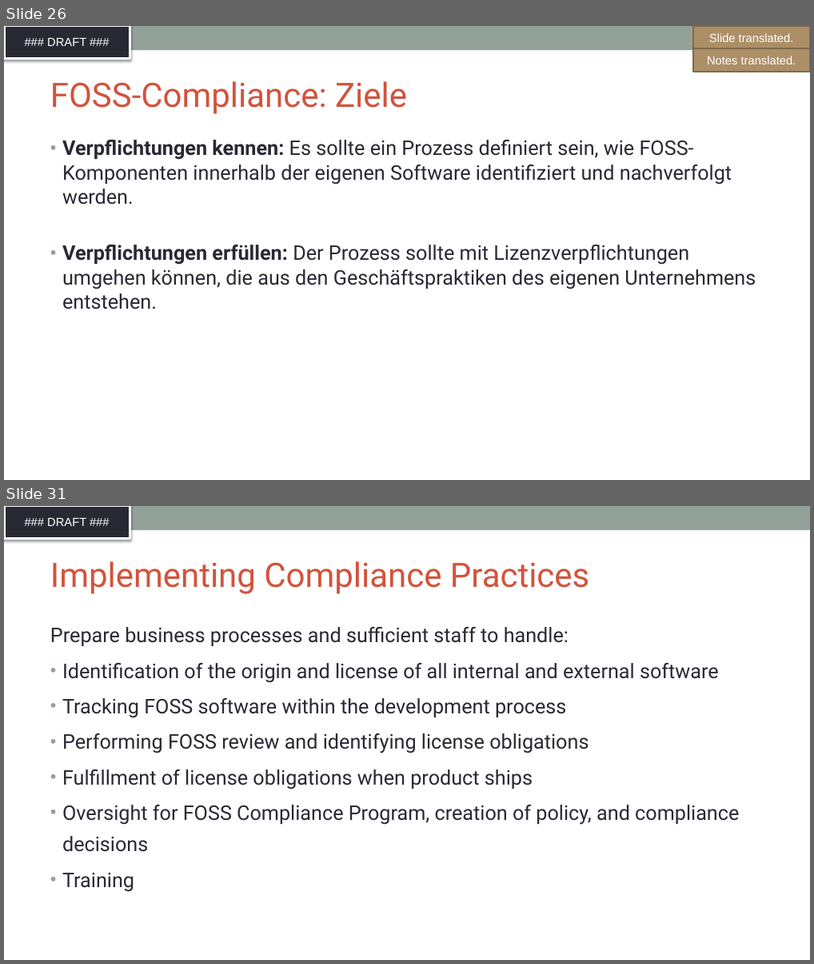
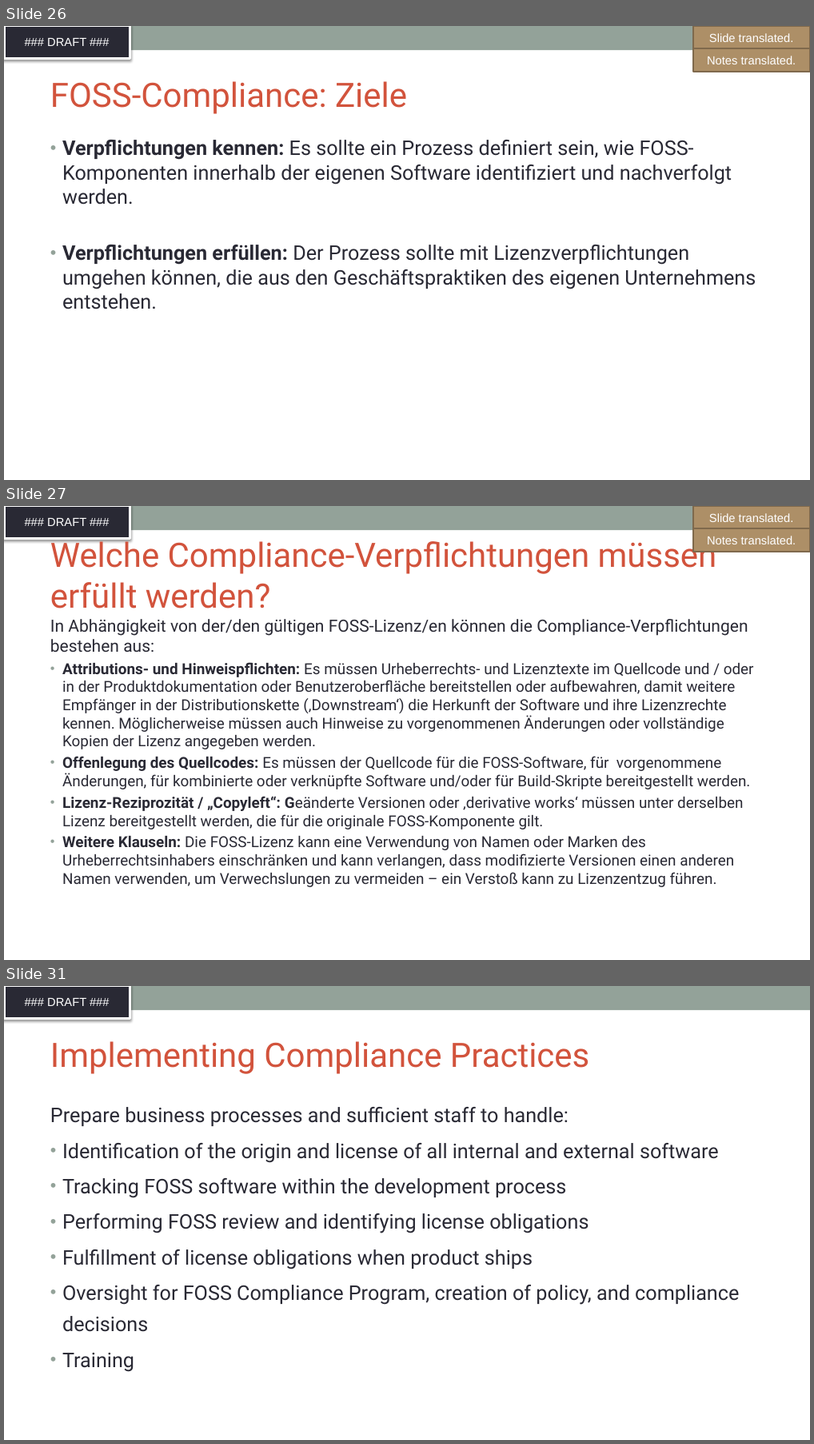
Before and after one commit to SThanheiser/curriculum, a slide deck: translation-DE/slides/DFT_openchain-curriculum-for-1-1_GER.pptx. Shown one above the other, each under a label of ours: slides 26 and 31 before the commit, slides 26, 27 and 31 after it; the slides between them are not shown. The pictures are 814x964 and 814x1444 pixels, drawn with LibreOffice and Linux fonts; fonts in the diff are those of the drawing; background and template pictures are left out. Boxes give left, top, right and bottom in pixels: in the first picture for what was removed or moved away, otherwise in the second. Text is boxed around its words. In the diff, an @@ line names an element or a change of style, - is before the commit and + after.

Commit message:
translation of slides 27-30, 35

```diff
--- a/translation-DE/slides/DFT_openchain-curriculum-for-1-1_GER.pptx
+++ b/translation-DE/slides/DFT_openchain-curriculum-for-1-1_GER.pptx
@@ slide 27 added at <box>4,506,810,960</box>, background #FFFFFF; not listed: 2 template elements that a slide beside it also shows @@
@@ rectangle added at <box>694,506,810,529</box>, fill #AD8F67, outline #806A4C 2 pt, 14 pt, text #FFFFFF @@
+Slide translated.
@@ rectangle added at <box>694,528,810,552</box>, fill #AD8F67, outline #806A4C 2 pt, 14 pt, text #FFFFFF @@
+Notes translated.
@@ title added at <box>50,536,718,608</box>, 40 pt, text #D2533C @@
+Welche Compliance-Verpflichtungen müssen erfüllt werden?
@@ text added at <box>50,619,754,887</box>, 18 pt, text #292934 @@
+In Abhängigkeit von der/den gültigen FOSS-Lizenz/en können die Compliance-Verpflichtungen bestehen aus:
+• Attributions- und Hinweispflichten: Es müssen Urheberrechts- und Lizenztexte im Quellcode und / oder in der Produktdokumentation oder Benutzeroberfläche bereitstellen oder aufbewahren, damit weitere Empfänger in der Distributionskette (‚Downstream‘) die Herkunft der Software und ihre Lizenzrechte kennen. Möglicherweise müssen auch Hinweise zu vorgenommenen Änderungen oder vollständige Kopien der Lizenz angegeben werden.
+• Offenlegung des Quellcodes: Es müssen der Quellcode für die FOSS-Software, für vorgenommene Änderungen, für kombinierte oder verknüpfte Software und/oder für Build-Skripte bereitgestellt werden.
+• Lizenz-Reziprozität / „Copyleft“: Geänderte Versionen oder ‚derivative works‘ müssen unter derselben Lizenz bereitgestellt werden, die für die originale FOSS-Komponente gilt.
+• Weitere Klauseln: Die FOSS-Lizenz kann eine Verwendung von Namen oder Marken des Urheberrechtsinhabers einschränken und kann verlangen, dass modifizierte Versionen einen anderen Namen verwenden, um Verwechslungen zu vermeiden – ein Verstoß kann zu Lizenzentzug führen.
```
Also in this commit, not shown: 2 slides changed, 2 other slides added, 3 slides removed.
